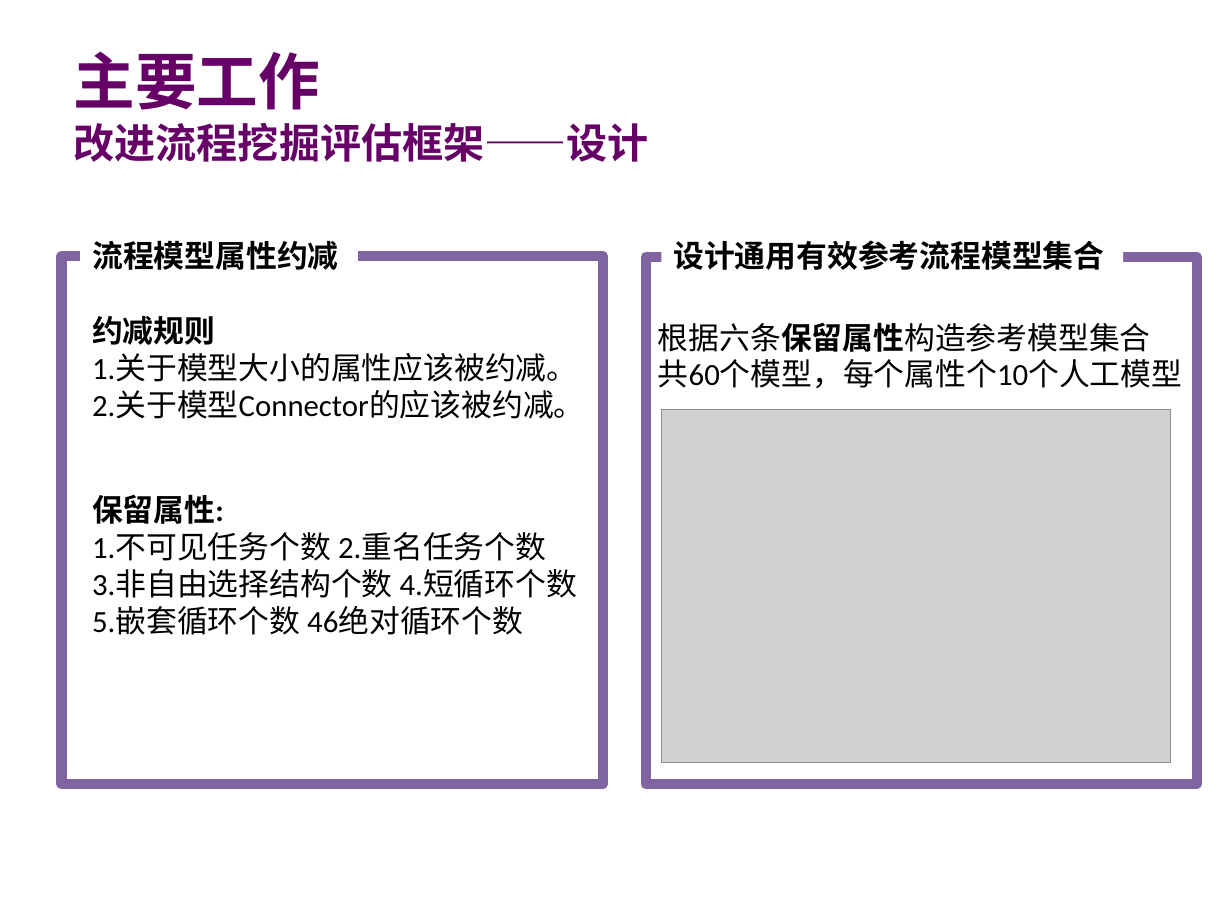
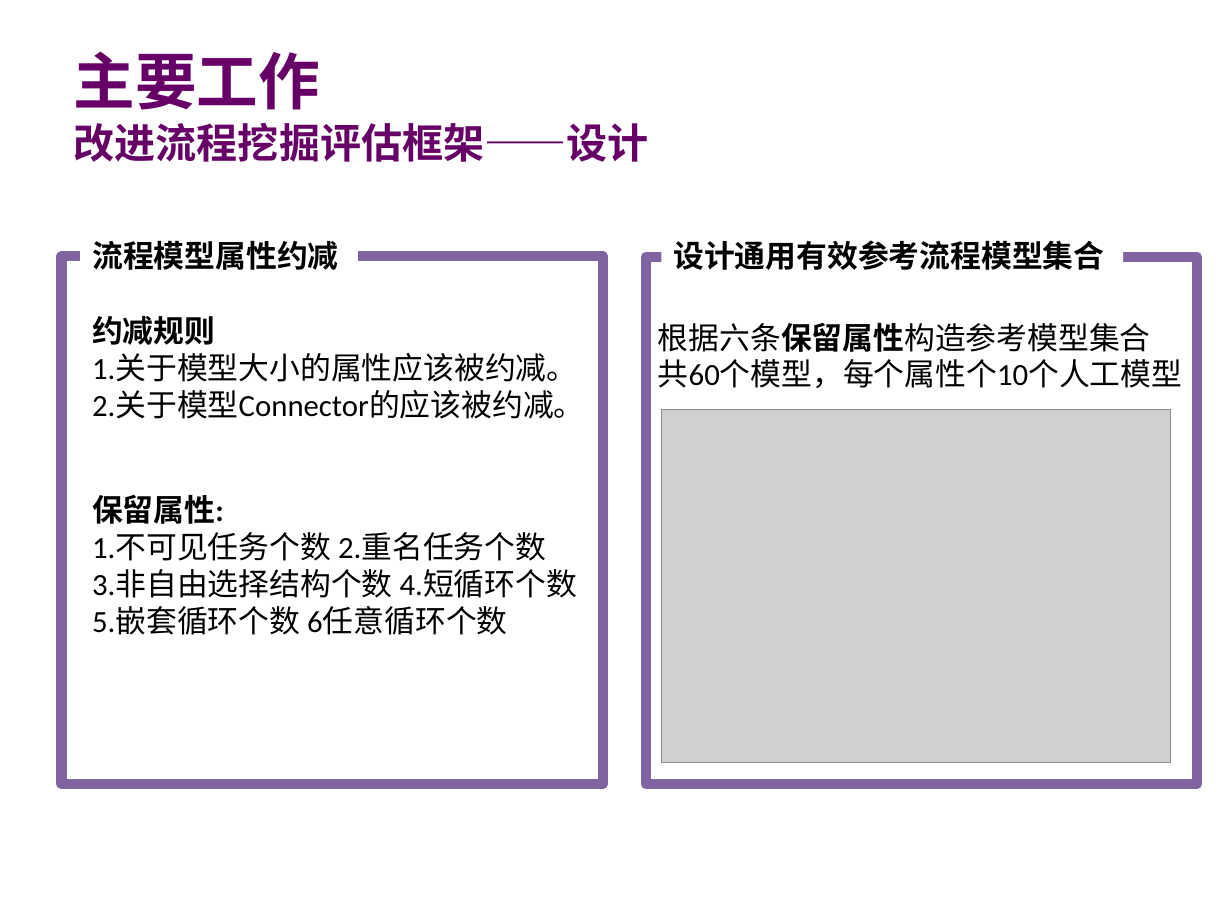
Before and after one commit to guoqinlong/Master-Thesis, a slide deck: slide 18 of 郭秦龙初稿汇报.pptx. Drawn at 1232x924 pixels with LibreOffice and Linux fonts; fonts in the diff are those of the drawing; grey boxes stand for pictures; background and template pictures are left out. Boxes give left, top, right and bottom in pixels: in the first picture for what was removed or moved away, otherwise in the second. Text is boxed around its words. In the diff, an @@ line names an element or a change of style, - is before the commit and + after.

```diff
--- a/郭秦龙初稿汇报.pptx
+++ b/郭秦龙初稿汇报.pptx
@@ text at bbox=[92, 606, 507, 635]: text changed @@
-5.嵌套循环个数 46绝对循环个数
+5.嵌套循环个数 6任意循环个数
```
Also in this commit, not shown: 8 other slides changed.
